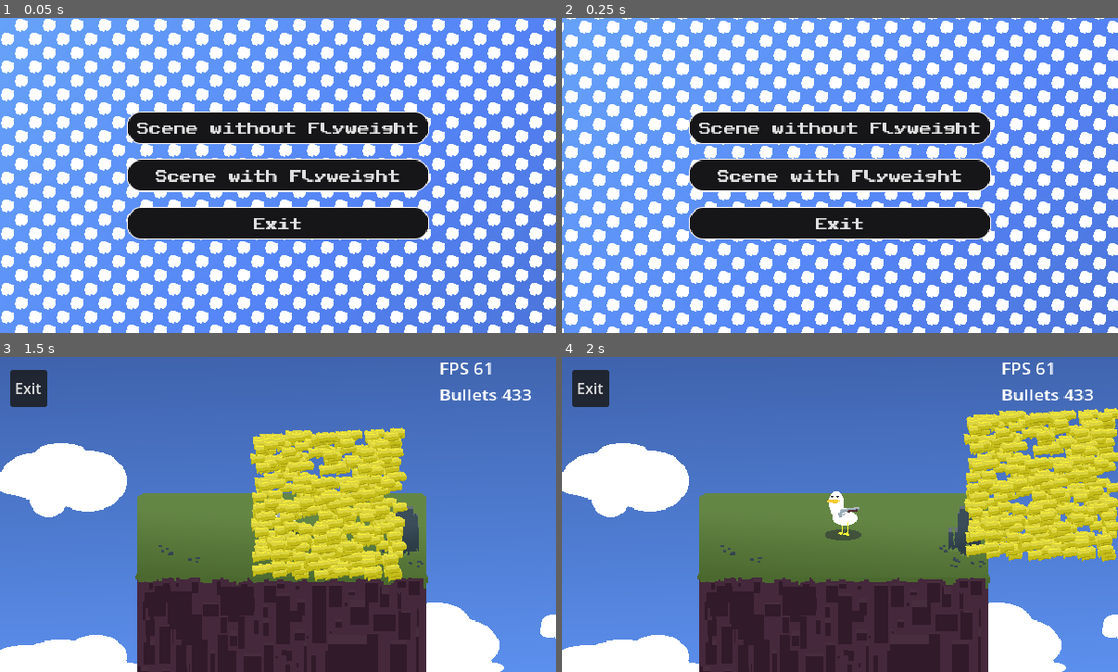
Above: before the commit, frames 1-4 (two rows, left to right).
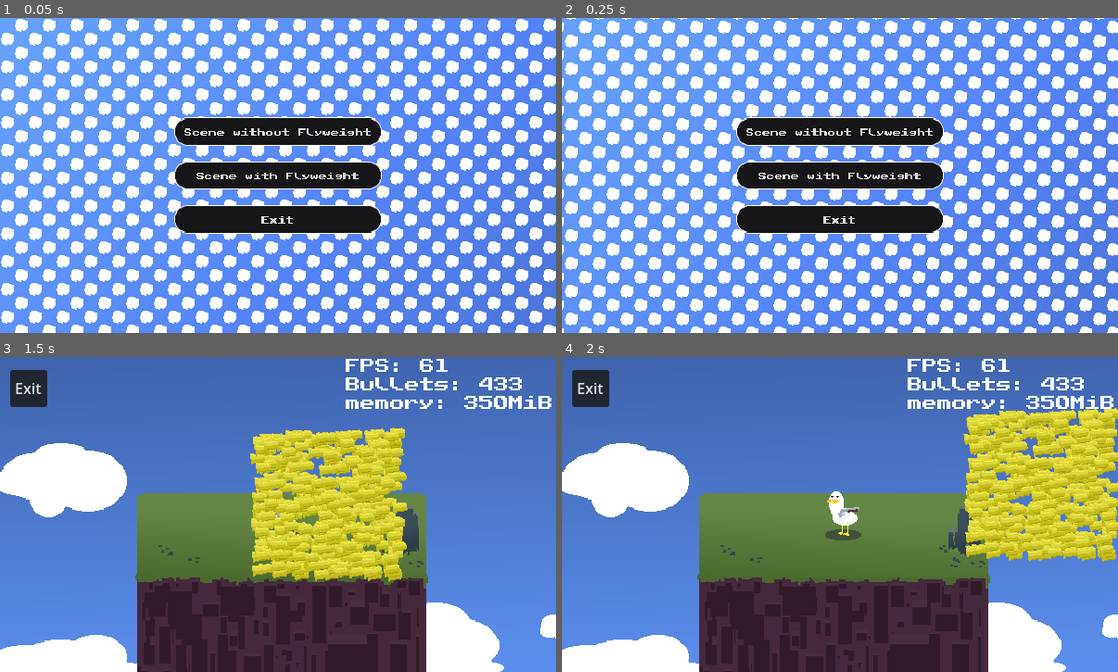
Above: after the commit, the same moments.

Repository: ThalesAdriel/Godot-Flyweight-Study
Game: Godot game, scene res://Scenes/menu.tscn
Two runs of this game, one before a commit and one after it. Both use one fixed random seed, a clock stepped at 60 frames per second and the inputs below.
Inputs (mouse positions are in pixels of both pictures, inside the frame that each line leads up to):
- Up to frame 1 (0.05 s): no input
- Up to frame 2 (0.25 s): no input
- Up to frame 3 (1.5 s): click "Scene without Flyweight" at 0.5 s; move the mouse to (400, 498) at 1.27 s; click (400, 498) at 1.35 s
- Up to frame 4 (2 s): no input

The runs differ from the first frame. In frame 1, 9.5% of the frame differs, in the area x 22-78%, y 29-71%; in frame 2, 9.5%; in frame 3, 1.7%; in frame 4, 1.7%.

Commit message:
Adding memory label

Diff:
--- a/Scenes/menu.tscn
+++ b/Scenes/menu.tscn
@@ -1,11 +1,10 @@
-[gd_scene load_steps=12 format=3 uid="uid://bad3w8jybmjux"]
+[gd_scene load_steps=7 format=3 uid="uid://bad3w8jybmjux"]
 
 [ext_resource type="Shader" uid="uid://7vi30ad5525i" path="res://Shaders/grid.gdshader" id="1_1rerr"]
 [ext_resource type="Script" uid="uid://cs6gw2akhuqyh" path="res://Scripts/menu.gd" id="1_xhh6f"]
 [ext_resource type="Texture2D" uid="uid://3m1hj2lc2bh8" path="res://Textures/prop-background.svg" id="2_158mb"]
 [ext_resource type="Texture2D" uid="uid://d2npcovwlu8if" path="res://Textures/numb.png" id="3_cayip"]
-[ext_resource type="Texture2D" uid="uid://n6pcdekill1o" path="res://Textures/Rectangle 1.svg" id="5_jsrd8"]
-[ext_resource type="FontFile" uid="uid://c1bv5hlw5tukh" path="res://Font/PublicPixel.ttf" id="5_wwsa2"]
+[ext_resource type="Theme" uid="uid://ot3iqkyfukxx" path="res://Textures/theme.tres" id="5_wwsa2"]
 
 [sub_resource type="ShaderMaterial" id="ShaderMaterial_xhh6f"]
 shader = ExtResource("1_1rerr")
@@ -14,36 +13,6 @@
 shader_parameter/speed = 1.0
 shader_parameter/direction_x = 1.0
 shader_parameter/direction_y = 1.0
-
-[sub_resource type="StyleBoxTexture" id="StyleBoxTexture_jsrd8"]
-texture = ExtResource("5_jsrd8")
-texture_margin_left = 10.0
-texture_margin_top = 10.0
-texture_margin_right = 10.0
-texture_margin_bottom = 10.0
-modulate_color = Color(0.187176, 0.187176, 0.187176, 1)
-
-[sub_resource type="StyleBoxTexture" id="StyleBoxTexture_wwsa2"]
-texture = ExtResource("5_jsrd8")
-texture_margin_left = 10.0
-texture_margin_top = 10.0
-texture_margin_right = 10.0
-texture_margin_bottom = 10.0
-
-[sub_resource type="StyleBoxTexture" id="StyleBoxTexture_wbdvm"]
-texture = ExtResource("5_jsrd8")
-texture_margin_left = 10.0
-texture_margin_top = 10.0
-texture_margin_right = 10.0
-texture_margin_bottom = 10.0
-
-[sub_resource type="Theme" id="Theme_jsrd8"]
-default_font = ExtResource("5_wwsa2")
-Button/constants/outline_size = 0
-Button/font_sizes/font_size = 12
-Button/styles/hover = SubResource("StyleBoxTexture_jsrd8")
-Button/styles/normal = SubResource("StyleBoxTexture_wwsa2")
-Button/styles/pressed = SubResource("StyleBoxTexture_wbdvm")
 
 [node name="Menu" type="Control"]
 layout_mode = 3
@@ -83,7 +52,7 @@
 
 [node name="BoxContainer" type="BoxContainer" parent="GridContainer"]
 layout_mode = 2
-theme = SubResource("Theme_jsrd8")
+theme = ExtResource("5_wwsa2")
 theme_override_constants/separation = 15
 vertical = true
 
--- a/Scenes/ui.tscn
+++ b/Scenes/ui.tscn
@@ -1,7 +1,8 @@
-[gd_scene load_steps=3 format=3 uid="uid://bbsabc3n773r0"]
+[gd_scene load_steps=4 format=3 uid="uid://bbsabc3n773r0"]
 
 [ext_resource type="Script" uid="uid://byk7p8y0etgf2" path="res://Scripts/exit.gd" id="1_jxero"]
 [ext_resource type="Script" uid="uid://ctl3gh1bgb4yc" path="res://Scripts/ui.gd" id="1_qdvrb"]
+[ext_resource type="Theme" uid="uid://ot3iqkyfukxx" path="res://Textures/theme.tres" id="3_nf4gj"]
 
 [node name="UI" type="CanvasLayer"]
 script = ExtResource("1_qdvrb")
@@ -27,18 +28,19 @@
 anchor_left = 1.0
 anchor_right = 1.0
 anchor_bottom = 1.0
-offset_left = -61.0
-offset_right = -61.0
+offset_left = -120.0
+offset_right = -120.0
+offset_bottom = -340.0
 grow_horizontal = 0
 grow_vertical = 2
-scale = Vector2(1.17964, 1.04878)
 size_flags_horizontal = 4
 
 [node name="BoxContainer" type="BoxContainer" parent="Panel"]
 layout_mode = 0
-offset_left = -55.1016
-offset_right = -2.1016
+offset_left = -106.812
+offset_right = -53.8123
 offset_bottom = 77.0
+theme = ExtResource("3_nf4gj")
 vertical = true
 
 [node name="FpsValue" type="Label" parent="Panel/BoxContainer"]
@@ -47,4 +49,7 @@
 [node name="BulletsValue" type="Label" parent="Panel/BoxContainer"]
 layout_mode = 2
 
+[node name="MemoryValue" type="Label" parent="Panel/BoxContainer"]
+layout_mode = 2
+
 [connection signal="pressed" from="Exit/Button" to="Exit/Button" method="_on_pressed"]
--- a/Scripts/global.gd
+++ b/Scripts/global.gd
@@ -1,5 +1,4 @@
 extends Node2D
 
 var bullets : int = 0
-
 var clear : bool = true
--- a/Scripts/ui.gd
+++ b/Scripts/ui.gd
@@ -2,7 +2,9 @@
 
 @onready var fps_value : Label = $Panel/BoxContainer/FpsValue
 @onready var bullets_value : Label = $Panel/BoxContainer/BulletsValue
+@onready var memory_value: Label = $Panel/BoxContainer/MemoryValue
 
 func _process(delta: float) -> void:
-	fps_value.set_text("FPS %d" % Engine.get_frames_per_second())
-	bullets_value.set_text("Bullets %d" % Global.bullets)
+	fps_value.set_text("FPS: %d" % Engine.get_frames_per_second())
+	bullets_value.set_text("Bullets: %d" % Global.bullets)
+	memory_value.set_text("memory: %sMiB" % str(Performance.get_monitor(Performance.MEMORY_STATIC)).substr(0, 3))
--- /dev/null
+++ b/Textures/theme.tres
@@ -0,0 +1,34 @@
+[gd_resource type="Theme" load_steps=6 format=3 uid="uid://ot3iqkyfukxx"]
+
+[ext_resource type="Texture2D" uid="uid://n6pcdekill1o" path="res://Textures/Rectangle 1.svg" id="1_x4nmt"]
+[ext_resource type="FontFile" uid="uid://c1bv5hlw5tukh" path="res://Fonts/PublicPixel.ttf" id="2_x4nmt"]
+
+[sub_resource type="StyleBoxTexture" id="StyleBoxTexture_jsrd8"]
+texture = ExtResource("1_x4nmt")
+texture_margin_left = 10.0
+texture_margin_top = 10.0
+texture_margin_right = 10.0
+texture_margin_bottom = 10.0
+modulate_color = Color(0.187176, 0.187176, 0.187176, 1)
+
+[sub_resource type="StyleBoxTexture" id="StyleBoxTexture_wwsa2"]
+texture = ExtResource("1_x4nmt")
+texture_margin_left = 10.0
+texture_margin_top = 10.0
+texture_margin_right = 10.0
+texture_margin_bottom = 10.0
+
+[sub_resource type="StyleBoxTexture" id="StyleBoxTexture_wbdvm"]
+texture = ExtResource("1_x4nmt")
+texture_margin_left = 10.0
+texture_margin_top = 10.0
+texture_margin_right = 10.0
+texture_margin_bottom = 10.0
+
+[resource]
+default_font = ExtResource("2_x4nmt")
+Button/constants/outline_size = 0
+Button/font_sizes/font_size = 8
+Button/styles/hover = SubResource("StyleBoxTexture_jsrd8")
+Button/styles/normal = SubResource("StyleBoxTexture_wwsa2")
+Button/styles/pressed = SubResource("StyleBoxTexture_wbdvm")
Renamed: Font/PublicPixel.ttf -> Fonts/PublicPixel.ttf
Not shown, changed: Fonts/PublicPixel.ttf.import
